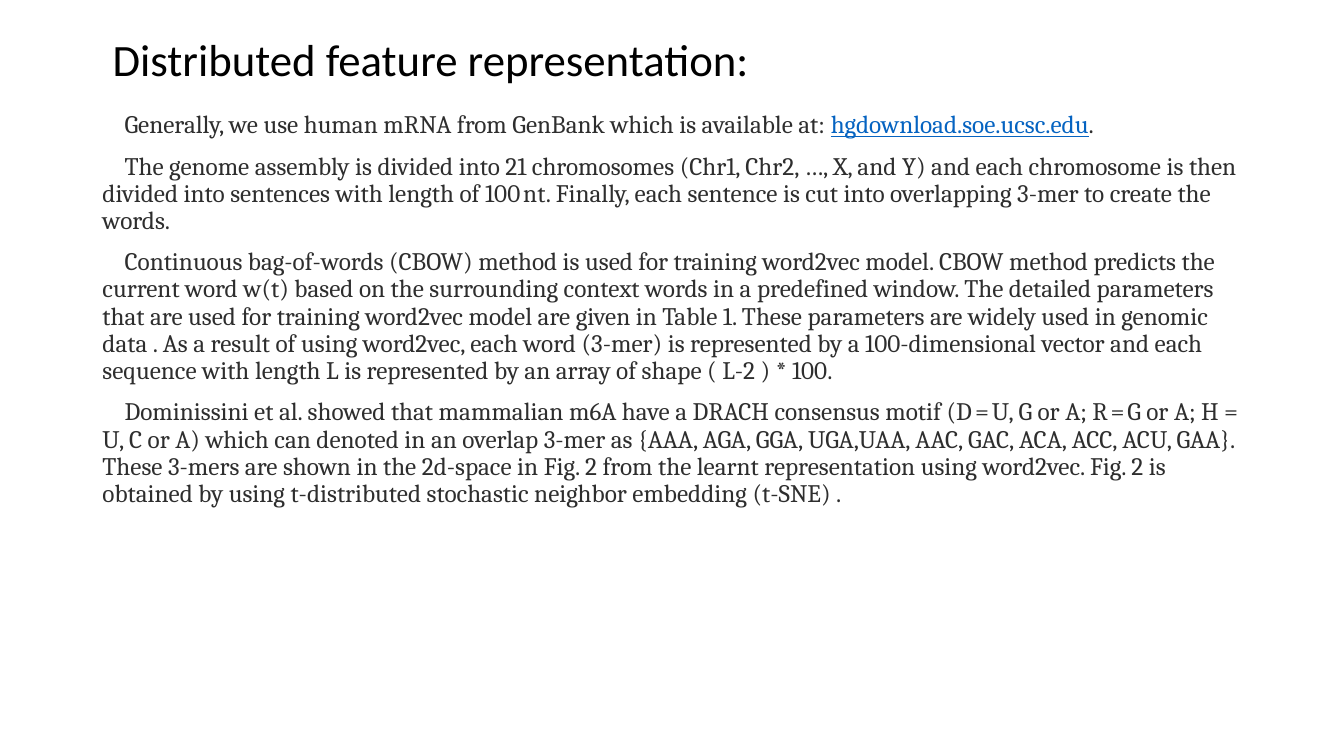
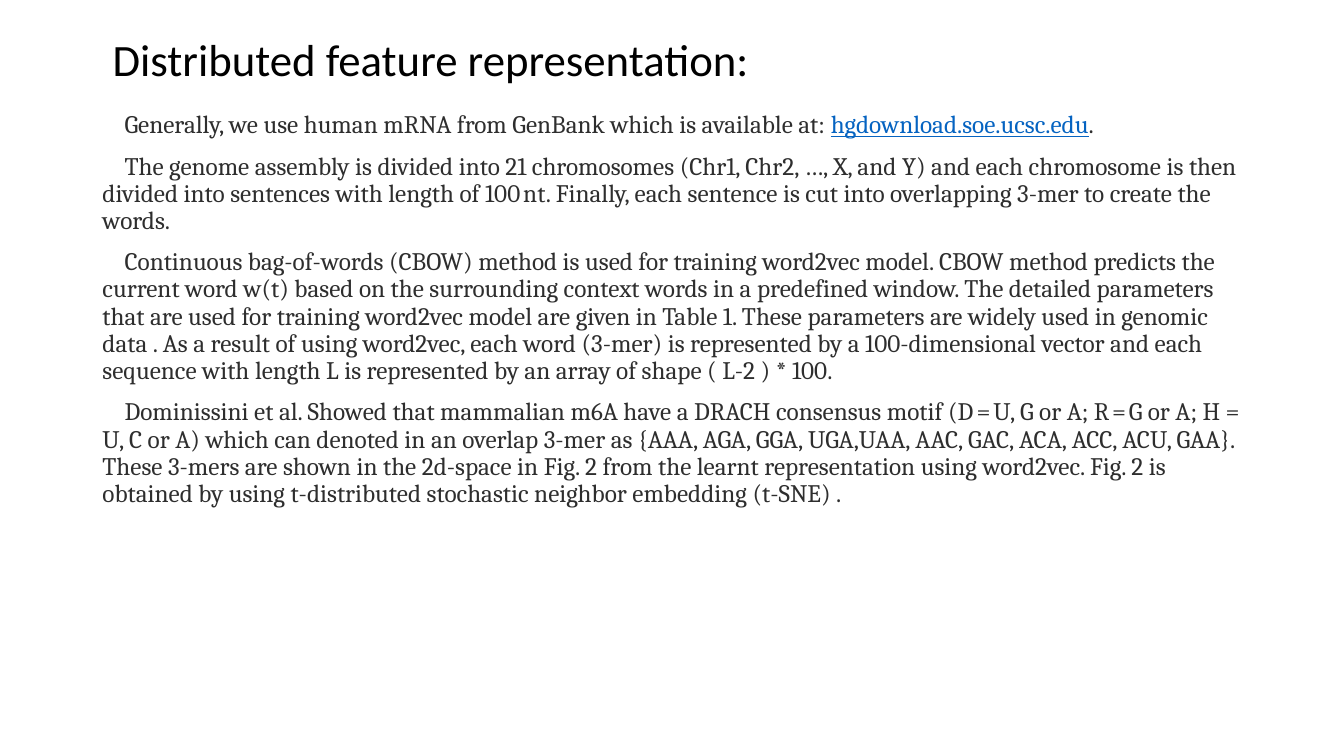
Before and after one commit to YanChengHuang/paper_implement, a slide deck: slide 11 of iN6-Methyl/Presentation/iN6-Methyl.pptx. Drawn at 1344x756 pixels with LibreOffice and Linux fonts; fonts in the diff are those of the drawing. Boxes give left, top, right and bottom in pixels: in the first picture for what was removed or moved away, otherwise in the second. Text is boxed around its words. In the diff, an @@ line names an element or a change of style, - is before the commit and + after.

```diff
--- a/iN6-Methyl/Presentation/iN6-Methyl.pptx
+++ b/iN6-Methyl/Presentation/iN6-Methyl.pptx
@@ text at box(102, 402, 1235, 508): text changed @@
-Dominissini et al. showed that mammalian m6A have a DRACH consensus motif (D = U, G or A; R = G or A; H = U, C or A) which can denoted in an overlap 3-mer as {AAA, AGA, GGA, UGA,UAA, AAC, GAC, ACA, ACC, ACU, GAA}. These 3-mers are shown in the 2d-space in Fig. 2 from the learnt representation using word2vec. Fig. 2 is obtained by using t-distributed stochastic neighbor embedding (t-SNE) .
+Dominissini et al. Showed that mammalian m6A have a DRACH consensus motif (D = U, G or A; R = G or A; H = U, C or A) which can denoted in an overlap 3-mer as {AAA, AGA, GGA, UGA,UAA, AAC, GAC, ACA, ACC, ACU, GAA}. These 3-mers are shown in the 2d-space in Fig. 2 from the learnt representation using word2vec. Fig. 2 is obtained by using t-distributed stochastic neighbor embedding (t-SNE) .
```
Also in this commit, not shown: 3 other slides changed, 2 slides added.
